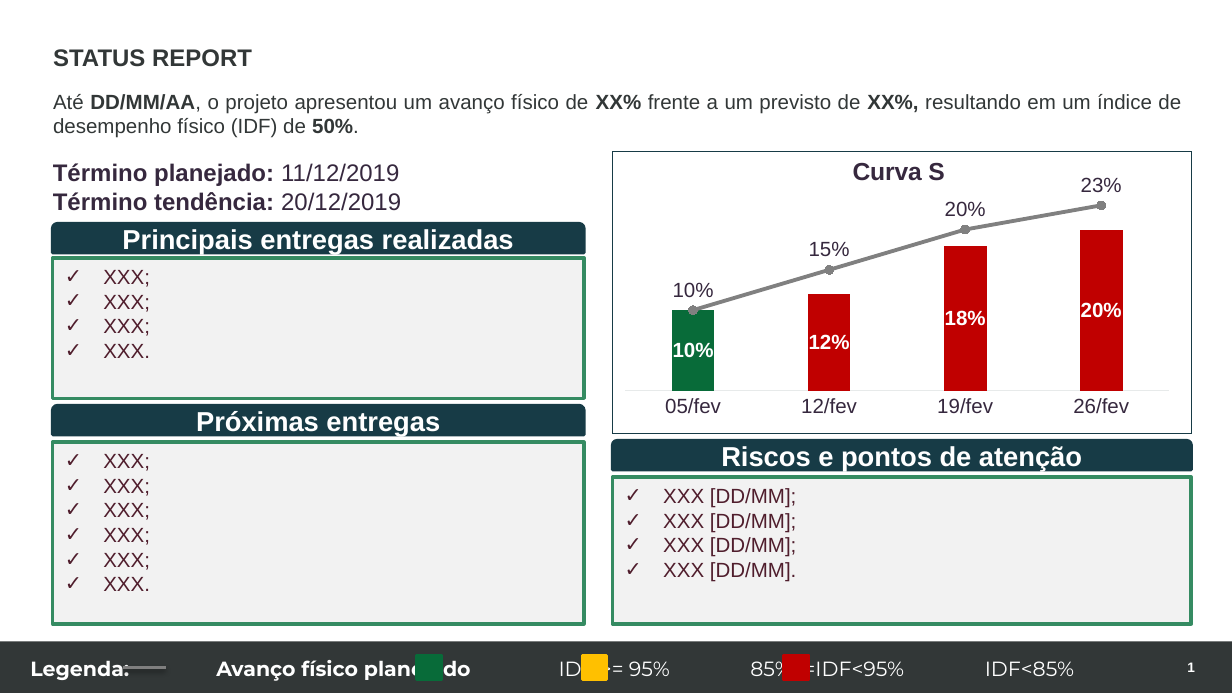
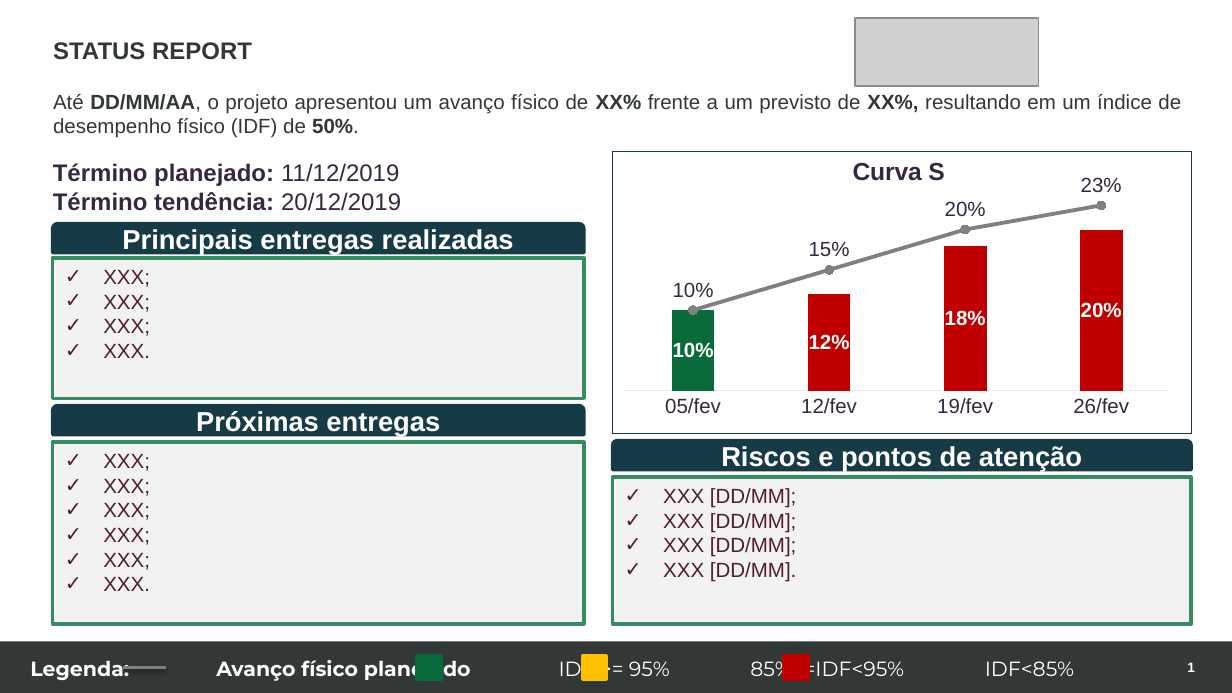
Before and after one commit to Azalim14/projetosabrasel.github.io, a slide deck: slide 1 of arquivos/Modelo de Status Report Complexidade Alta.pptx. Drawn at 1232x693 pixels with LibreOffice and Linux fonts; fonts in the diff are those of the drawing; grey boxes stand for pictures; background and template pictures are left out. Boxes give left, top, right and bottom in pixels: in the first picture for what was removed or moved away, otherwise in the second. Text is boxed around its words. In the diff, an @@ line names an element or a change of style, - is before the commit and + after.

```diff
--- a/arquivos/Modelo de Status Report Complexidade Alta.pptx
+++ b/arquivos/Modelo de Status Report Complexidade Alta.pptx
@@ picture added at (855, 18, 1039, 86) @@
@@ title "STATUS REPORT": place and size @@
-title "STATUS REPORT" at (53, 49, 252, 67)
+title "STATUS REPORT" at (53, 42, 252, 60)
```
Also in this commit, not shown: 17 other files.
